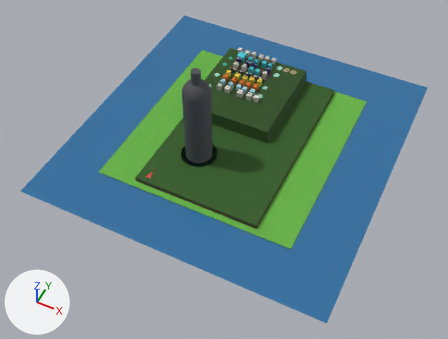
A saved change to the Blender file blender-tots/tots-model.blend.
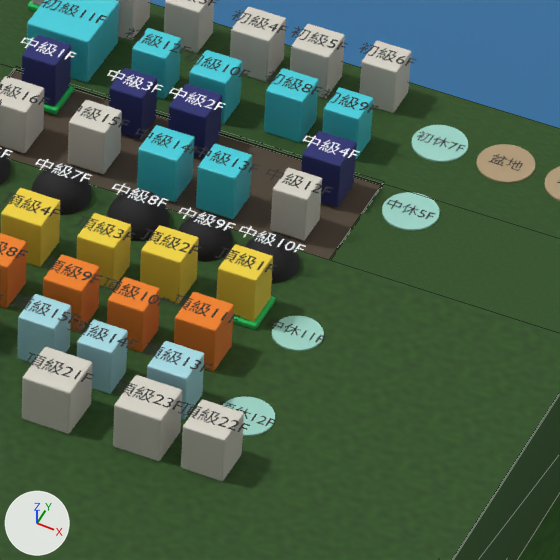
Old and new are each drawn whole from a 50 mm camera at (774.0, -2390.0, 2544.0) aimed at (-243.0, -355.0, 1.0) and again close up on the part from 52% to 65% of the width and 16% to 33% of the height. The lights are fixed; the arrows at lower left show +X, +Y and +Z. The last two pictures show the newer version. Text is drawn in Blender's own font. The close-ups show mesh edges as thin lines.

The older version as bpy lines, for what is in view:
```python
me_cube_015 = bpy.data.meshes.new('Cube.015')
me_cube_015.from_pydata(...)  # 56 vertices, 54 faces; spans x -480.4..-456.2, y 452.0..476.3, z 80.0..114.0
# faces by material slot: [9, 45]
me_cube_015.materials.append(mat_tots_water)  # cyan #46d2e0
me_cube_015.materials.append(mat_tots_water_side)  # cyan #3bb5c2
me_cube_017 = bpy.data.meshes.new('Cube.017')
me_cube_017.from_pydata(...)  # 56 vertices, 54 faces; spans x -386.0..-360.0, y 451.3..477.3, z 80.0..114.0
# faces by material slot: [9, 45]
me_cube_017.materials.append(mat_tots_water)  # cyan #46d2e0
me_cube_017.materials.append(mat_tots_water_side)  # cyan #3bb5c2
me_cube_050 = bpy.data.meshes.new('Cube.050')
me_cube_050.from_pydata(...)  # a box spanning x -637.0..-128.0, y -51.0..532.0, z -22.0..78.0
me_cube_050.materials.append(mat_tots_rock)  # brown #534638
ob_初級12f = bpy.data.objects.new('初級12F', me_cube_015)
ob_初級12f.location = (0.0, 0.0, 0.0)
ob_初級8f = bpy.data.objects.new('初級8F', me_cube_017)
ob_初級8f.location = (0.0, 0.0, 0.0)
ob_高原_岩芯 = bpy.data.objects.new('高原_岩芯', me_cube_050)
ob_高原_岩芯.location = (0.0, 0.0, 0.0)
# also in view: '頂級14F' at (-377.0, 190.0, 97.0); '初級5F' at (-377.0, 513.0, 97.0); '初級6F' at (-331.0, 518.0, 97.0); '高原面_東' at (-208.0, 397.0, 79.0); '中級15F' at (-472.0, 380.0, 97.0)
```
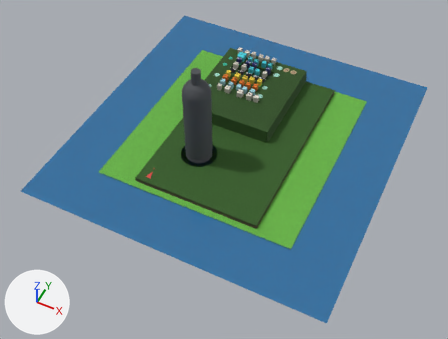
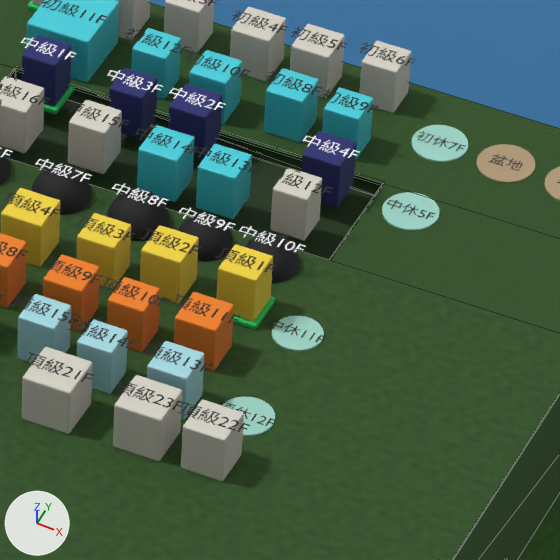
Where the change shows, as pixel boxes (x1, y1, x2, y2) in the close-ups (560 x 560 px):
'高原_岩芯', moved, rescaled (not visible afterwards)
    before: (0, 71, 381, 260)
'高原_岩芯_北', added
    after: (13, 71, 15, 79)
'凹陷盆地_底', unchanged, uncovered by the edit
    after: (0, 100, 374, 260)
'凹陷盆地_北坡', unchanged, uncovered by the edit
    after: (15, 71, 381, 195)

Patch to the scene script:
```diff
--- a/blender-tots/tots-model.blend.py
+++ b/blender-tots/tots-model.blend.py
@@ me_cube_050 @@
 # used by ob_高原_岩芯; location = (0.0, 0.0, 0.0)
-me_cube_050.from_pydata(...)  # 8 vertices, 6 faces; spans x -637.0..-128.0, y -51.0..532.0, z -22.0..78.0
+me_cube_050.from_pydata(...)  # 8 vertices, 6 faces; spans x -637.0..-128.0, y -51.0..351.0, z -22.0..78.0
+# me_cube_050 part 1: the whole mesh is scaled about its middle by (1, 0.69, 1), then moved by (0.0, -90.0, 0.0)
 me_cube_050.materials.append(mat_tots_rock)
@@ me_cube_050_1 @@
+me_cube_050_1.from_pydata(...)  # a box spanning x -637.0..-128.0, y 443.0..532.0, z -22.0..78.0
+me_cube_050_1.materials.append(mat_tots_rock)  # brown #534638
@@ ob_高原_岩芯_北 @@
+ob_高原_岩芯_北 = bpy.data.objects.new('高原_岩芯_北', me_cube_050_1)
+ob_高原_岩芯_北.location = (0.0, 0.0, 0.0)
```
